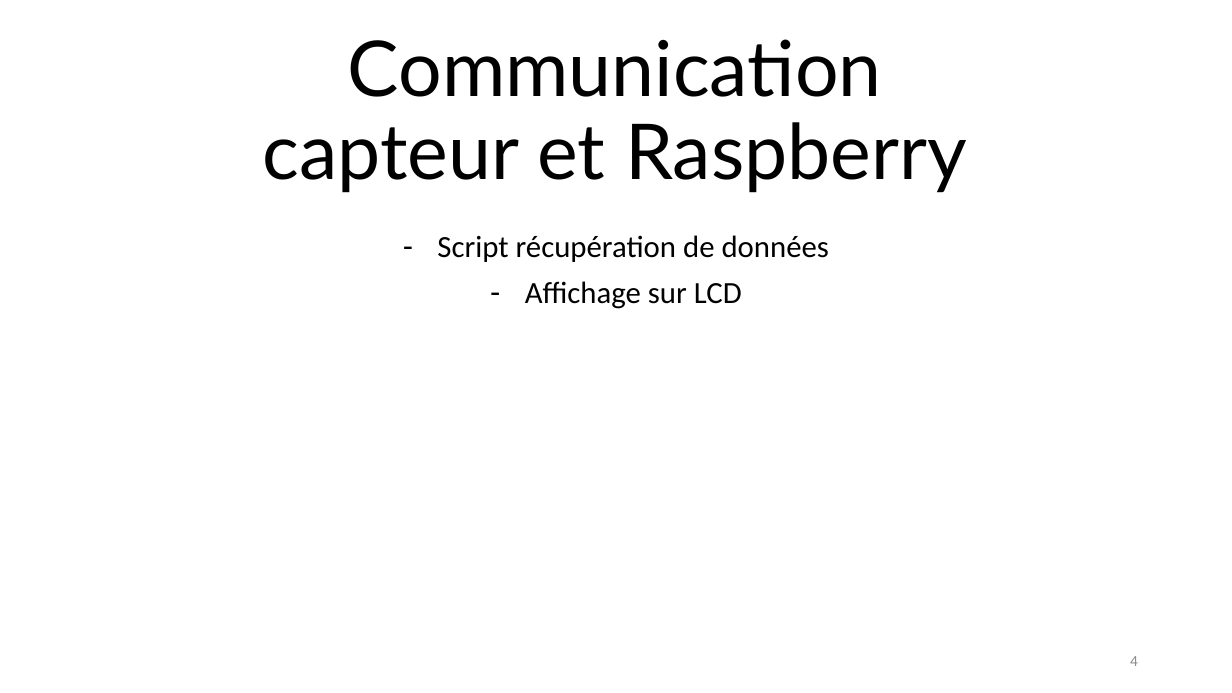
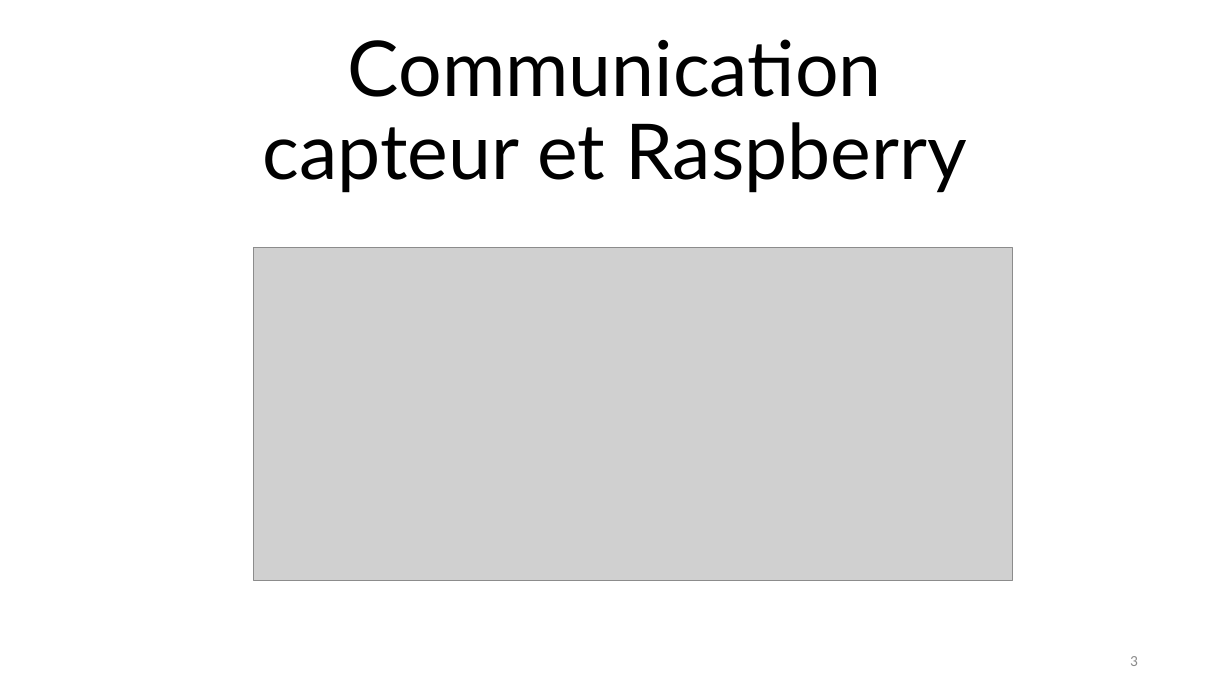
Before and after one commit to chopinvictor/CUBES-2, a slide deck: slide 3 of Présentation CUBE 2.pptx (slide 4 before the commit). Drawn at 1232x693 pixels with LibreOffice and Linux fonts; fonts in the diff are those of the drawing; grey boxes stand for pictures; background and template pictures are left out. Boxes give left, top, right and bottom in pixels: in the first picture for what was removed or moved away, otherwise in the second. Text is boxed around its words. In the diff, an @@ line names an element or a change of style, - is before the commit and + after.

Commit message:
Enrichissement PPT et scripts de tests

```diff
--- a/Présentation CUBE 2.pptx
+++ b/Présentation CUBE 2.pptx
@@ subtitle removed at box(437, 235, 829, 309) @@
-– Script récupération de données
-– Affichage sur LCD
@@ picture added at box(254, 248, 1013, 580) @@
@@ page number at box(1130, 656, 1138, 666): text changed @@
-4
+3
```
Also in this commit, not shown: 5 other slides changed, 2 other files.
